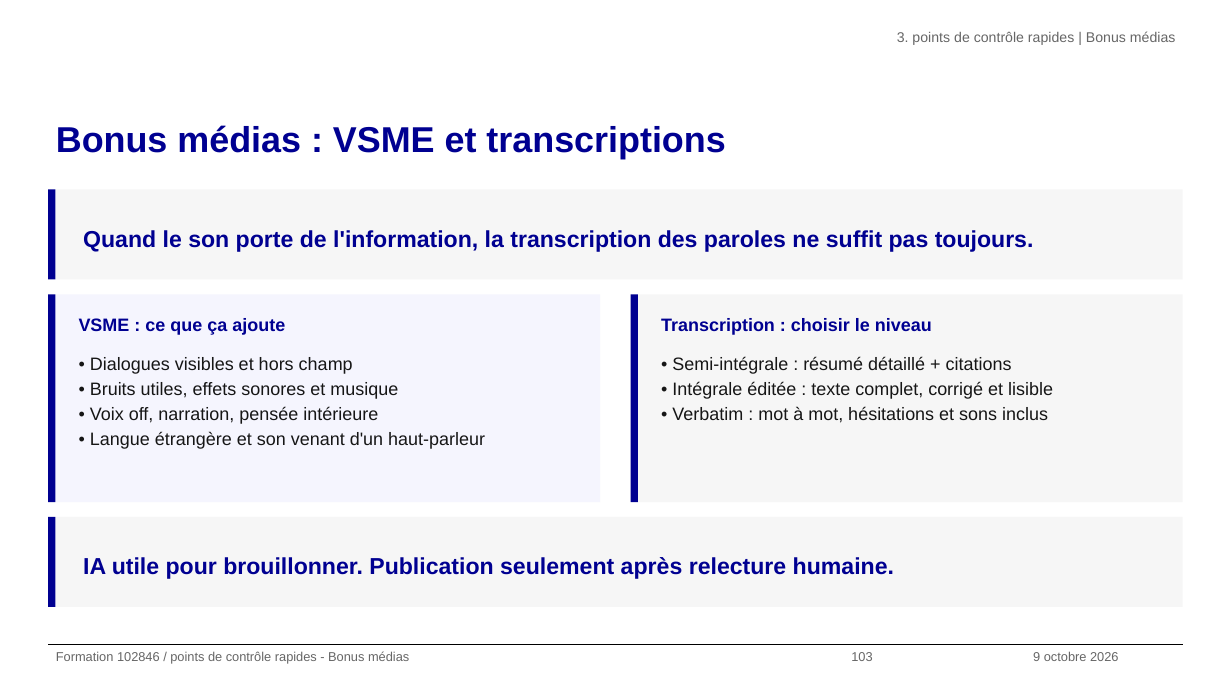
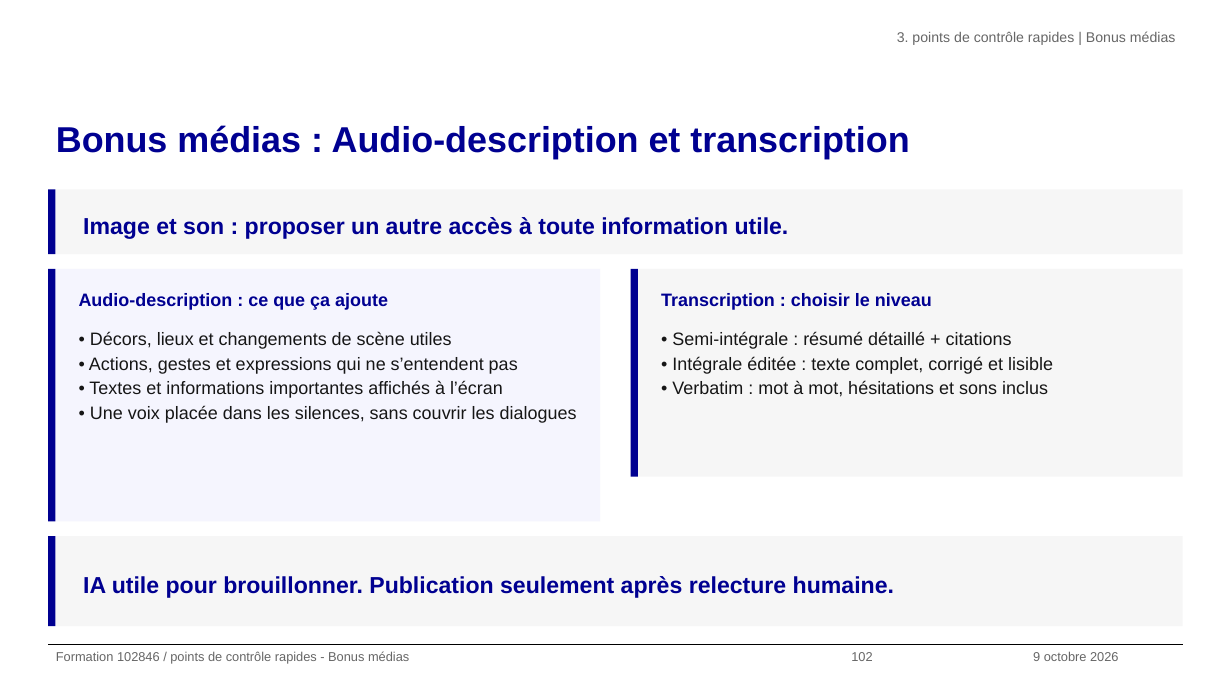
Before and after one commit to alexandra-guiderdoni/usine-fabrication-igpde-102846-ay11, a slide deck: slide 102 of livrables-IGPDE-2026-102846/Formateur/support-formation-102846-2026-IGPDE.pptx (slide 103 before the commit). Drawn at 1232x693 pixels with LibreOffice and Linux fonts; fonts in the diff are those of the drawing; background and template pictures are left out. Boxes give left, top, right and bottom in pixels: in the first picture for what was removed or moved away, otherwise in the second. Text is boxed around its words. In the diff, an @@ line names an element or a change of style, - is before the commit and + after.

Commit message:
Deck : finaliser la relecture transversale

```diff
--- a/livrables-IGPDE-2026-102846/Formateur/support-formation-102846-2026-IGPDE.pptx
+++ b/livrables-IGPDE-2026-102846/Formateur/support-formation-102846-2026-IGPDE.pptx
@@ title at [56, 125, 909, 159]: text changed @@
-Bonus médias : VSME et transcriptions
+Bonus médias : Audio-description et transcription
@@ rectangle: place and size @@
-rectangle at [48, 189, 55, 279]
+rectangle at [48, 189, 55, 254]
@@ rectangle: place and size @@
-rectangle at [55, 189, 1183, 279]
+rectangle at [55, 189, 1183, 254]
@@ text at [83, 217, 789, 239]: text changed @@
-Quand le son porte de l'information, la transcription des paroles ne suffit pas toujours.
+Image et son : proposer un autre accès à toute information utile.
@@ rectangle: place and size @@
-rectangle at [48, 295, 55, 503]
+rectangle at [48, 269, 55, 521]
@@ rectangle: place and size @@
-rectangle at [55, 295, 600, 503]
+rectangle at [55, 269, 600, 521]
@@ 2 texts, 2 rectangles: place and size @@
-2 texts, 2 rectangles at [630, 295, 1182, 503]
+2 texts, 2 rectangles at [630, 269, 1182, 477]
@@ text at [79, 293, 388, 310]: text changed @@
-VSME : ce que ça ajoute
+Audio-description : ce que ça ajoute
@@ text at [89, 331, 577, 423]: text changed @@
-• Dialogues visibles et hors champ
-• Bruits utiles, effets sonores et musique
-• Voix off, narration, pensée intérieure
-• Langue étrangère et son venant d'un haut-parleur
+• Décors, lieux et changements de scène utiles
+• Actions, gestes et expressions qui ne s’entendent pas
+• Textes et informations importantes affichés à l’écran
+• Une voix placée dans les silences, sans couvrir les dialogues
@@ 2 rectangles, 1 text: place and size @@
-2 rectangles, 1 text at [48, 517, 1183, 606]
+2 rectangles, 1 text at [48, 536, 1183, 626]
```
Also in this commit, not shown: 56 other slides changed, 3 slides removed, 21 other files.
